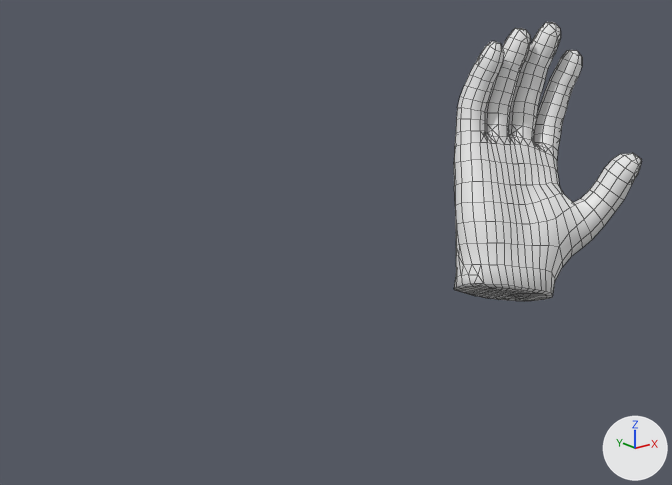
Two versions of the Blender file 3DAssets/hand.blend, one commit apart.
Before and after are seen from a 50 mm camera at (-2.13, -4.31, 1.63) aimed at (1.74, 0.52, -0.31). The axes (+X, +Y, +Z) are drawn at lower right. The lights are the same throughout. Mesh edges are drawn as thin lines.

Names of what the first picture shows: 'hand'.
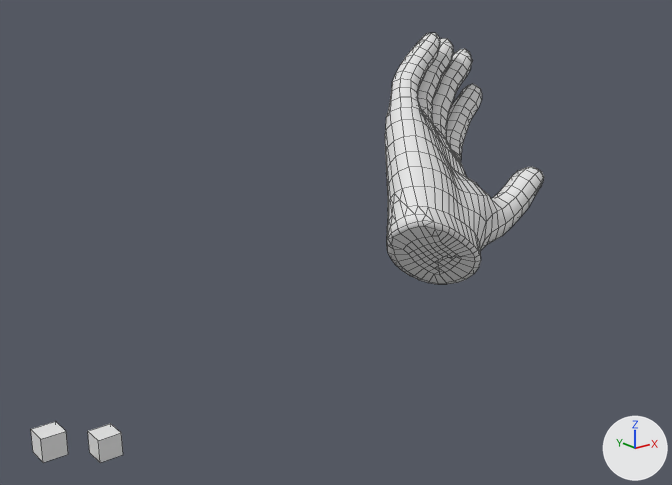
Changed parts and their boxes (x1, y1, x2, y2) in the pictures (672 x 485 px):
'hand', moved, turned
    before: (454, 22, 642, 301)
    after: (385, 33, 544, 284)
'CardPathStart', added
    after: (31, 421, 68, 463)
'CardPathEnd', added
    after: (88, 424, 123, 463)

Patch to the scene script:
```diff
--- a/3DAssets/hand.blend.py
+++ b/3DAssets/hand.blend.py
@@ me_cube_001 @@
+me_cube_001.from_pydata(...)  # a box spanning x -1.0..1.0, y -1.0..1.0, z -1.0..1.0
@@ ob_hand @@
 ob_hand = bpy.data.objects.new('hand', me_hand)
-ob_hand.location = (2.283, -0.61, 0.279)
-ob_hand.rotation_euler = (-0.467, 2.099, 0.75)  # degrees (-27, 120, 43)
+ob_hand.location = (1.954, -0.336, 0.442)
+ob_hand.rotation_euler = (-0.861, 2.559, 0.87)  # degrees (-49, 147, 50)
 ob_hand.scale = (0.0254, 0.0254, 0.0254)
@@ ob_cardpathstart @@
+ob_cardpathstart = bpy.data.objects.new('CardPathStart', me_cube_001)
+ob_cardpathstart.location = (0.151, 2.066, -1.98)
+ob_cardpathstart.scale = (0.1, 0.1, 0.1)
@@ ob_cardpathend @@
+ob_cardpathend = bpy.data.objects.new('CardPathEnd', me_cube_001.copy())
+ob_cardpathend.location = (0.63, 2.133, -2.19)
+ob_cardpathend.scale = (0.1, 0.1, 0.1)
```
